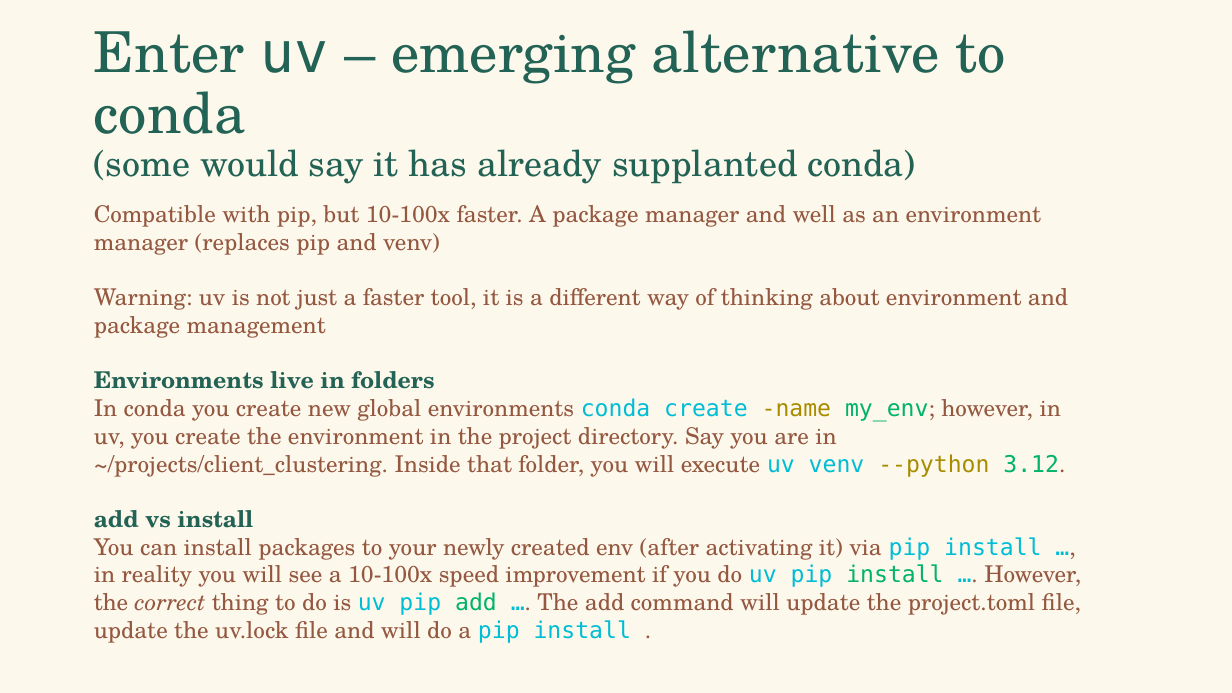
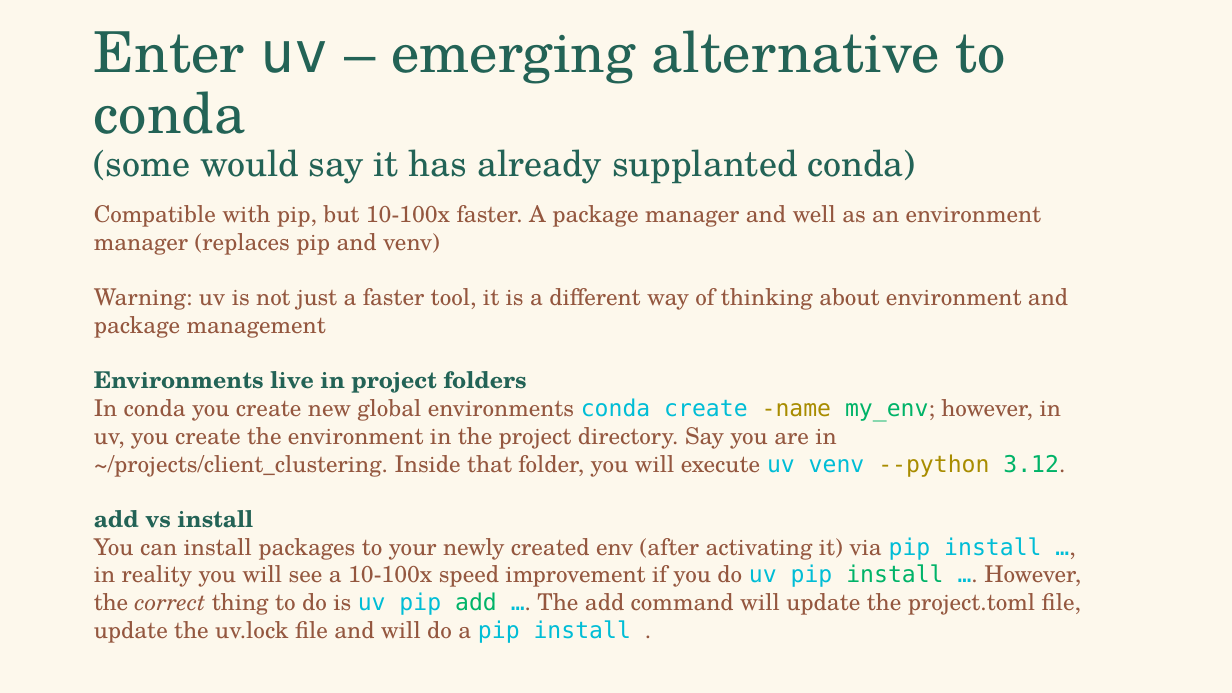
Before and after one commit to falconair/lectures, a slide deck: slide 19 of lectures/080_env_pkg_management/Python environment and package management.pptx. Drawn at 1232x693 pixels with LibreOffice and Linux fonts; fonts in the diff are those of the drawing. Boxes give left, top, right and bottom in pixels: in the first picture for what was removed or moved away, otherwise in the second. Text is boxed around its words. In the diff, an @@ line names an element or a change of style, - is before the commit and + after.

Commit message:
Moves env management section before package management section

```diff
--- a/lectures/080_env_pkg_management/Python environment and package management.pptx
+++ b/lectures/080_env_pkg_management/Python environment and package management.pptx
@@ text at <box>94,371,527,393</box>: text changed @@
-Environments live in folders
+Environments live in project folders
```
